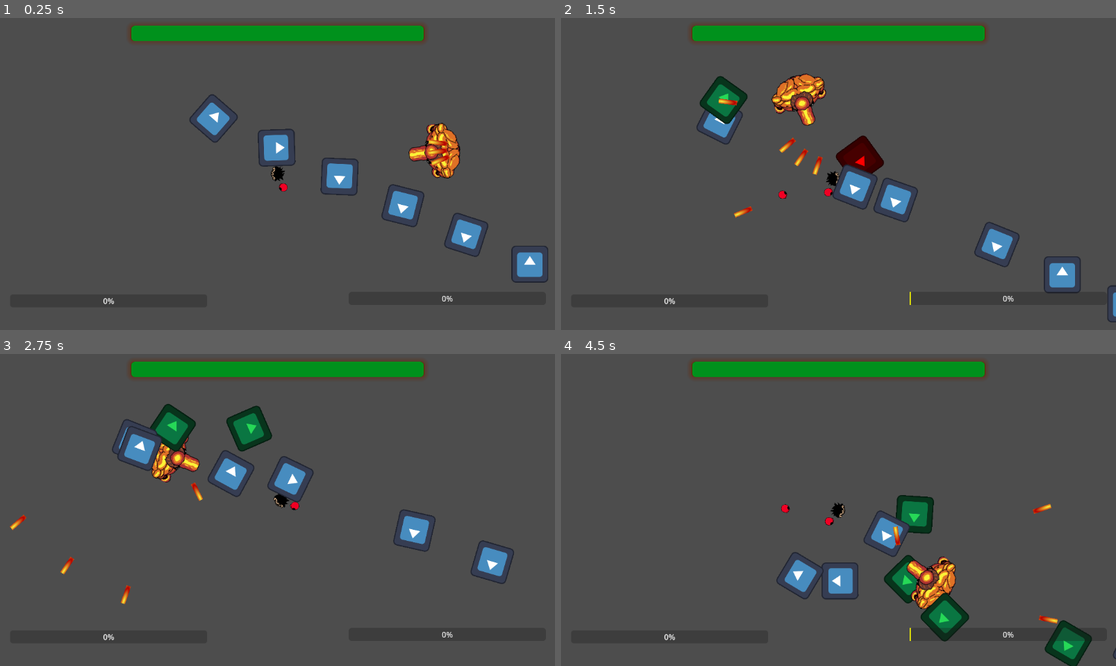
Above: before the commit, frames 1-4 (two rows, left to right).
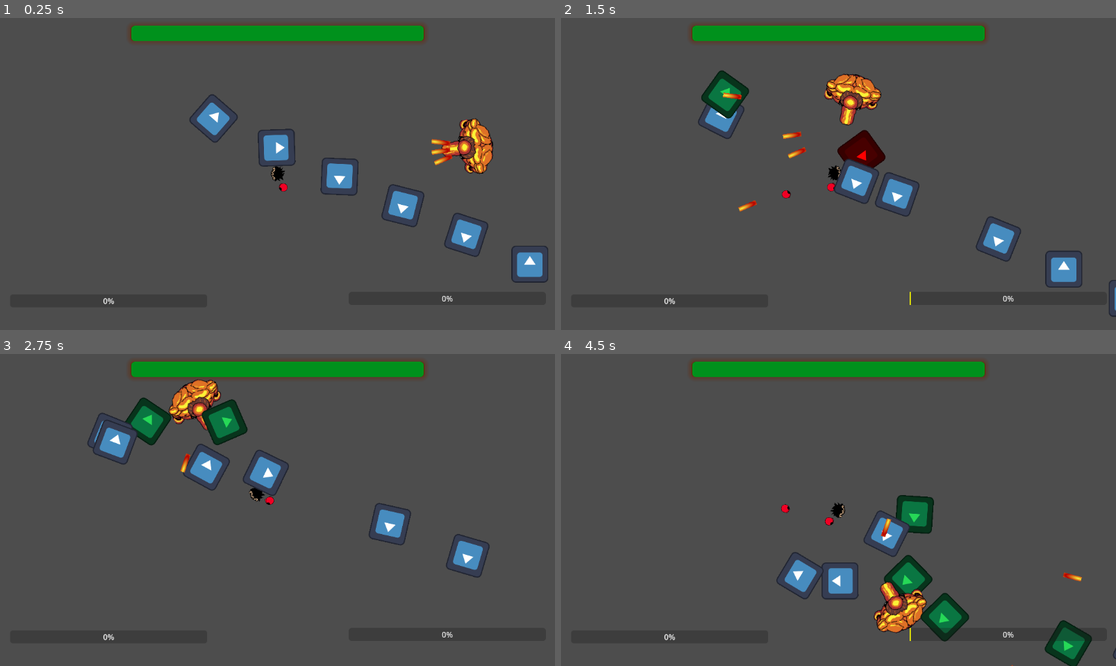
Above: after the commit, the same moments.

Repository: czarekdupa/BigMode-Game
Game: Godot game, scene res://Levels/Czarek_Test_Level.tscn
Two runs of this game, one before a commit and one after it. Both use one fixed random seed, a clock stepped at 60 frames per second and the inputs below. The engine's default icon, where the game draws it, is replaced by a stand-in: a white triangle on a blue panel in a dark square.
Inputs (mouse positions are in pixels of both pictures, inside the frame that each line leads up to):
- Up to frame 1 (0.25 s): no input
- Up to frame 2 (1.5 s): move the mouse to (960, 158) at 0.52 s; hold D (right) 0.53-1.28 s; click (960, 158) at 0.6 s; move the mouse to (727, 189) at 1.27 s; hold S (down) from 1.28 s (still down); right-click (727, 189) at 1.35 s
- Up to frame 3 (2.75 s): move the mouse to (333, 441) at 2.02 s; release S (down) at 2.03 s; hold D (right) from 2.03 s (still down); click (333, 441) at 2.1 s
- Up to frame 4 (4.5 s): move the mouse to (810, 572) at 2.77 s; release D (right) at 2.78 s; hold Up (up) 2.78-3.53 s; right-click (810, 572) at 2.85 s; move the mouse to (1005, 556) at 3.52 s; hold Left (left) from 3.53 s (still down); click (1005, 556) at 3.6 s; move the mouse to (672, 463) at 4.27 s; right-click (672, 463) at 4.35 s

The runs differ from the first frame. In frame 1, 1.8% of the frame differs, in the area x 73-89%, y 32-52%; in frame 2, 5.4%; in frame 3, 8.8%, in the area x 1-93%, y 8-81%; in frame 4, 2.1%.

Commit message:
made fireboss movement smoother

Diff:
--- a/project-power/Levels/Fire_Boss/fire_boss.gd
+++ b/project-power/Levels/Fire_Boss/fire_boss.gd
@@ -49,14 +49,16 @@
 
 
 func move_to_player():
-	velocity = lerp(velocity, movement_direction * speed * 2, 1)
+	var tween = get_tree().create_tween()
+	tween.tween_property(self,"velocity", movement_direction * speed * 2, 1)
 	move_and_slide()
 func move_away_from_player():
-	velocity = -movement_direction * speed * 0.5
+	var tween = get_tree().create_tween()
+	tween.tween_property(self,"velocity", -movement_direction * speed, 1)
 	move_and_slide()
 func rotate_around_player(direction = PI/2):
-	velocity = movement_direction.rotated(direction) * speed
-
+	var tween = get_tree().create_tween()
+	tween.tween_property(self, "velocity",movement_direction.rotated(direction) * speed, 0.5)
 	move_and_slide()
 
 
